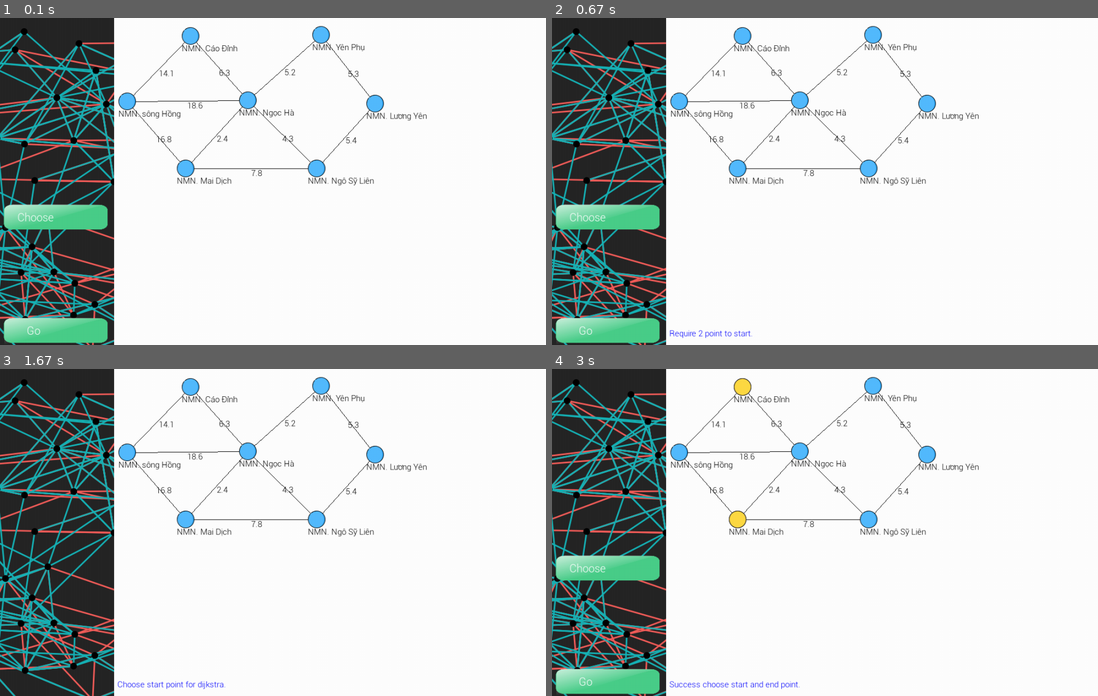
Above: before the commit, frames 1-4 (two rows, left to right).
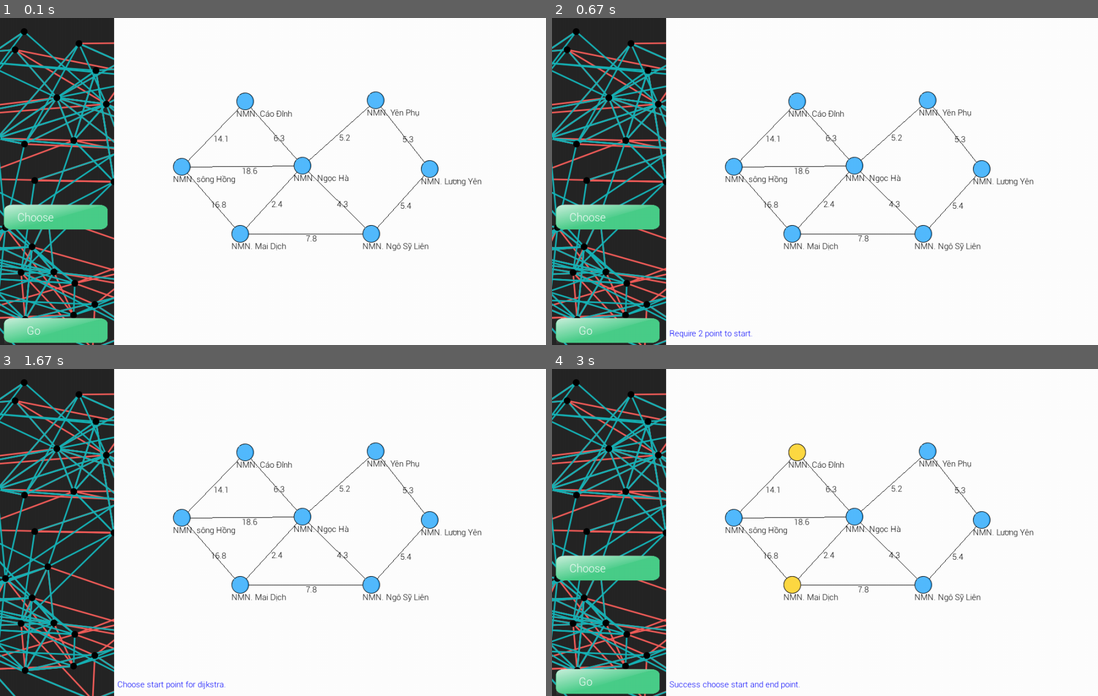
Above: after the commit, the same moments.

Repository: trgkyle/pygame-dijkstra
Game: pygame game, started from main.py
The game is run twice, just before and just after one commit, with the same random seed, the same clock (stepped at 60 frames per second) and the same inputs.
Inputs (mouse positions are in pixels of both pictures, inside the frame that each line leads up to):
- Up to frame 1 (0.1 s): no input
- Up to frame 2 (0.67 s): click "Go" at 0.38 s
- Up to frame 3 (1.67 s): click "Choose" at 0.72 s; click (65, 460) at 1.6 s
- Up to frame 4 (3 s): click "NMN. Cáo Đỉnh" at 1.93 s; press the mouse at (732, 516) at 2.25 s; move the mouse to (852, 542) at 2.35 s; release the mouse at (972, 568) at 2.48 s; click "NMN. Mai Dịch" at 2.6 s; click "NMN. Ngọc Hà" at 2.93 s

The runs differ from the first frame. In frame 1, 3.9% of the frame differs, in the area x 21-89%, y 2-72%; in frame 2, 3.9%; in frame 3, 3.9%; in frame 4, 4.0%.

Commit message:
update ui preview result

Diff:
--- a/visualization/GRAPH.py
+++ b/visualization/GRAPH.py
@@ -33,8 +33,7 @@
 go_button = button_font.render('Go', True, WHITE)
 msg_box = msg_font.render('', True, BLUE)
 
-nodes = [(217, 137), (333, 17), (438, 135), (324, 260),
-         (572, 15), (564, 260), (671, 141)]
+nodes = [[317, 257], [433, 137], [538, 255], [424, 380], [672, 135], [664, 380], [771, 261]]
 nodes_name = ['NMN. sông Hồng', 'NMN. Cáo Đỉnh', 'NMN. Ngọc Hà',
               'NMN. Mai Dịch', 'NMN. Yên Phụ', 'NMN. Ngô Sỹ Liên', 'NMN. Lương Yên']
 edges = [(0, 1), (0, 3), (0, 2), (3, 2), (2, 4),
